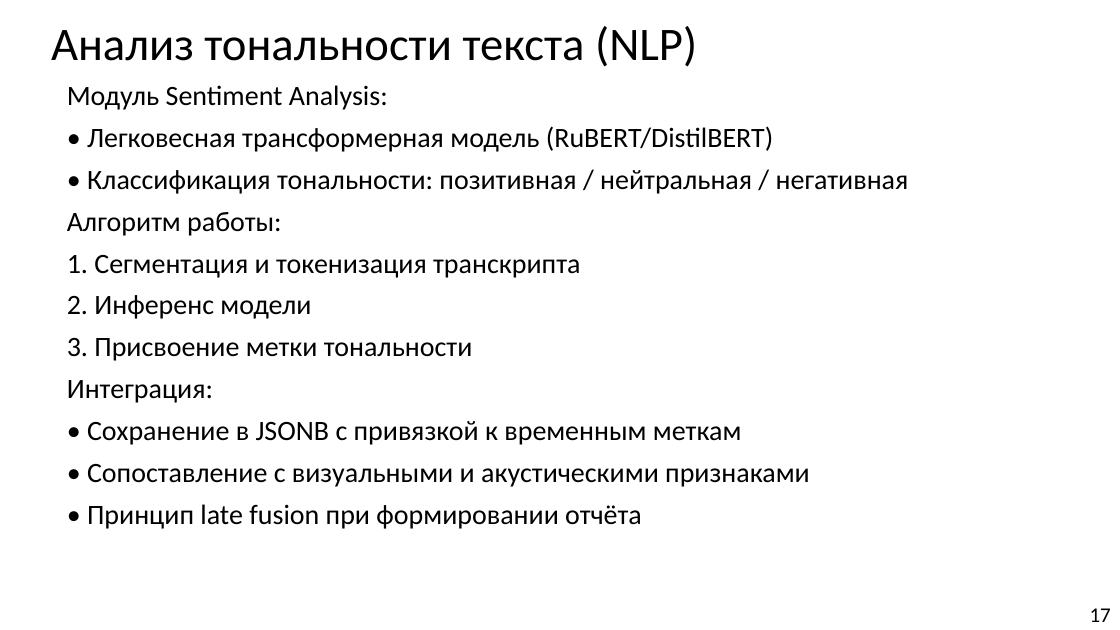
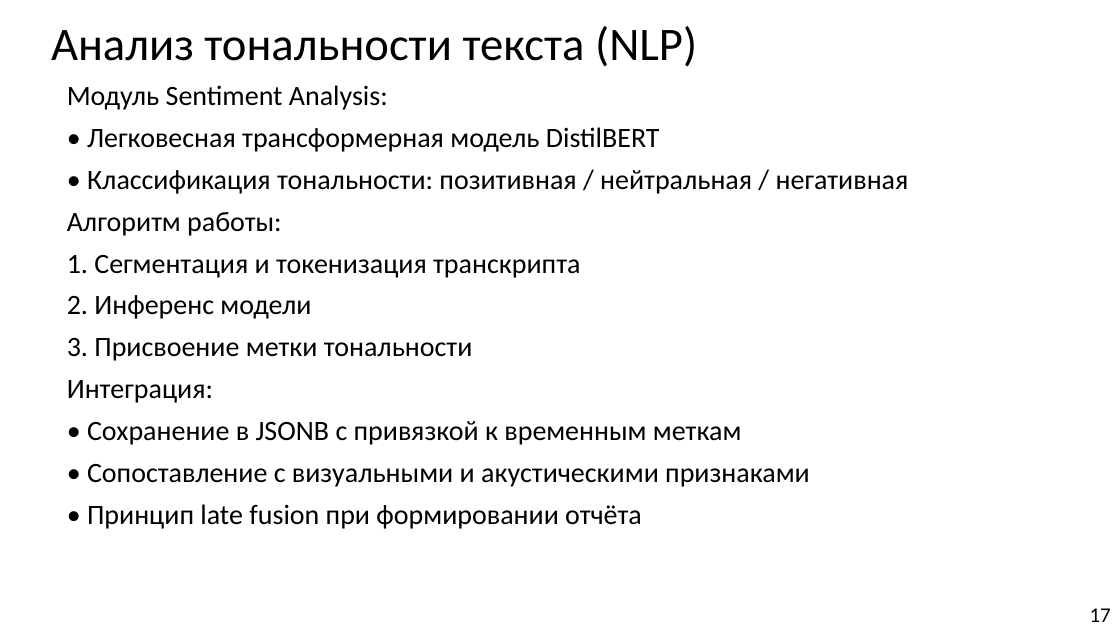
Before and after one commit to Hetsunya/diplom-docs, a slide deck: slide 17 of вкр/презентация по_ВКР_Демьянцев_Виталий_Владиславович_606_22.pptx. Drawn at 1120x630 pixels with LibreOffice and Linux fonts; fonts in the diff are those of the drawing. Boxes give left, top, right and bottom in pixels: in the first picture for what was removed or moved away, otherwise in the second. Text is boxed around its words. In the diff, an @@ line names an element or a change of style, - is before the commit and + after.

Commit message:
добавил текст для спича и обновил презу

```diff
--- a/вкр/презентация по_ВКР_Демьянцев_Виталий_Владиславович_606_22.pptx
+++ b/вкр/презентация по_ВКР_Демьянцев_Виталий_Владиславович_606_22.pptx
@@ text at [87, 127, 660, 152]: text changed @@
-• Легковесная трансформерная модель (RuBERT/DistilBERT)
+• Легковесная трансформерная модель DistilBERT
```
Also in this commit, not shown: 1 other slide changed, 3 other files.
